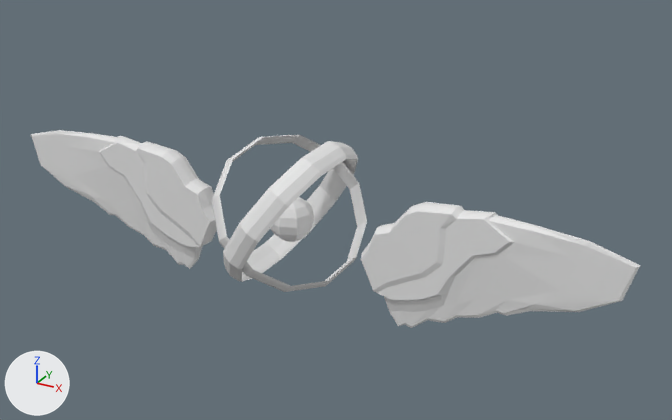
The Blender file 3d/anel.blend: old version first, new version second.
Both versions are drawn from a 50 mm camera at (6.74, -10.87, 6.37) aimed at (0.56, 0.37, 0.75). Every picture has the same lights, and +X, +Y and +Z are marked at lower left.
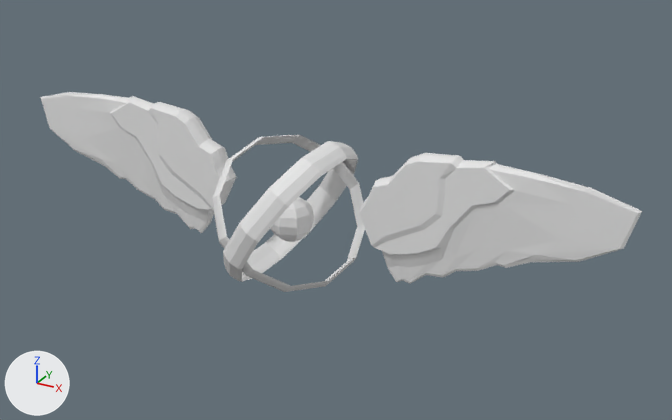
Pixel boxes (x1, y1, x2, y2) of what changed, in the pictures (672 x 420 px):
'Cube', moved, turned: before (361, 202, 640, 328); after (359, 153, 642, 284)
'Cube.001', moved, turned: before (31, 130, 217, 269); after (40, 92, 237, 233)

The change in detail:
Object 'Cube' (ob_cube) moves from (3.06, -0.05, 0.18) to (2.97, 0.05, 0.85).
Object 'Cube' (ob_cube) turns from (-1.8, -3, -1.3) to (-3, -3, -1.3) degrees about x, y and z.
Object 'Cube.001' (ob_cube_001) moves from (-3.17, -0.05, 0.18) to (-2.95, 0.05, 0.85).
Object 'Cube.001' (ob_cube_001) turns from (1.8, -3, 181) to (3, -3, 181) degrees about x, y and z.
